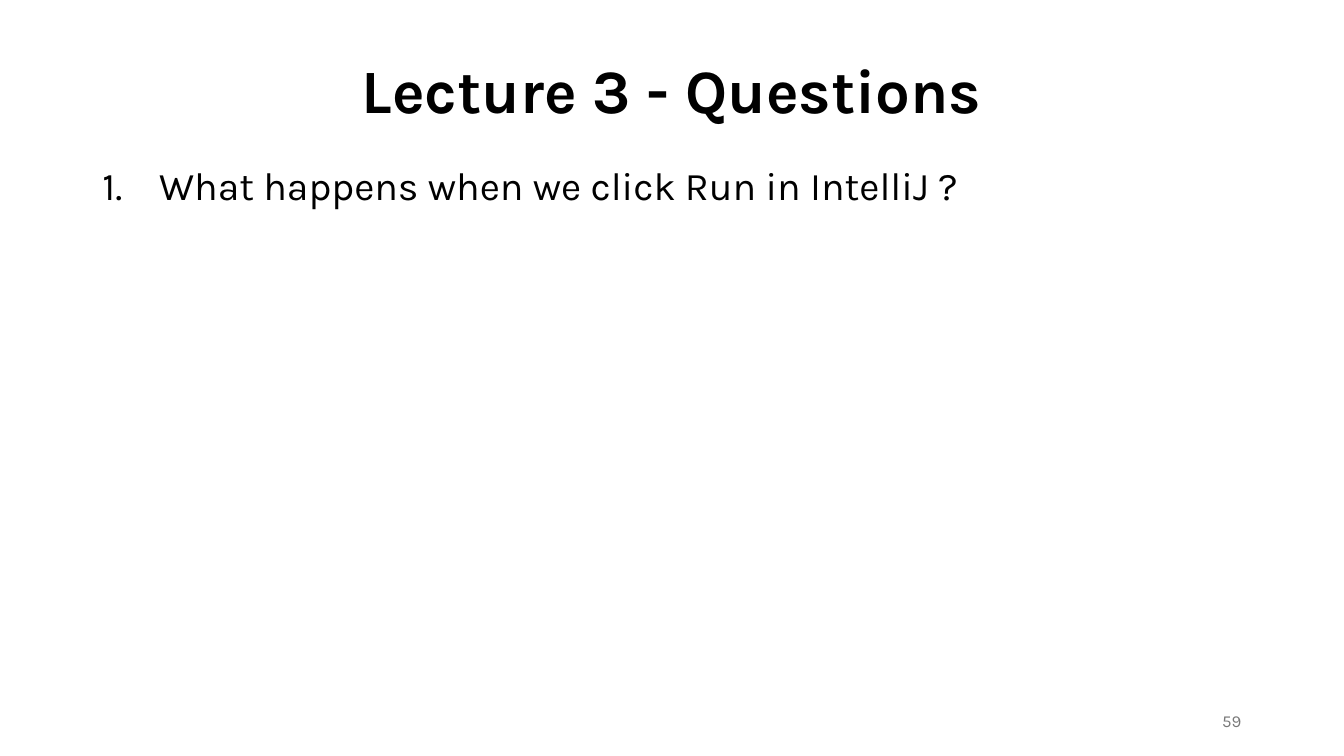
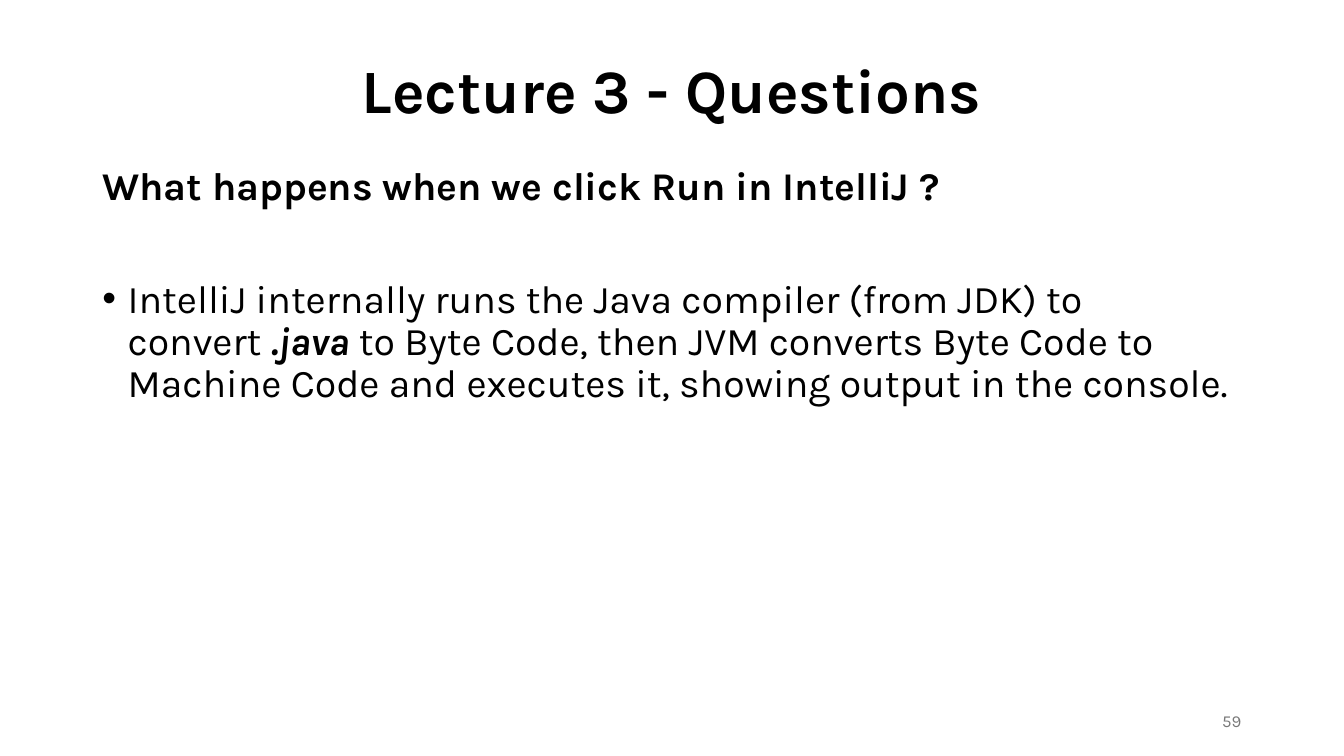
Before and after one commit to shubham-singh-12/Notes, a slide deck: slide 59 of Java with DSA.pptx. Drawn at 1344x756 pixels with LibreOffice and Linux fonts; fonts in the diff are those of the drawing. Boxes give left, top, right and bottom in pixels: in the first picture for what was removed or moved away, otherwise in the second. Text is boxed around its words. In the diff, an @@ line names an element or a change of style, - is before the commit and + after.

```diff
--- a/Java with DSA.pptx
+++ b/Java with DSA.pptx
@@ text at (x1=102, y1=172, x2=910, y2=210): bold on in "What happens when we click Run in ..."; bullet 1. to none @@
@@ text at (x1=128, y1=284, x2=1228, y2=407): paragraph added @@
+• IntelliJ internally runs the Java compiler (from JDK) to convert .java to Byte Code, then JVM converts Byte Code to Machine Code and executes it, showing output in the console.
```
Also in this commit, not shown: 12 other slides changed, 97 slides added.
